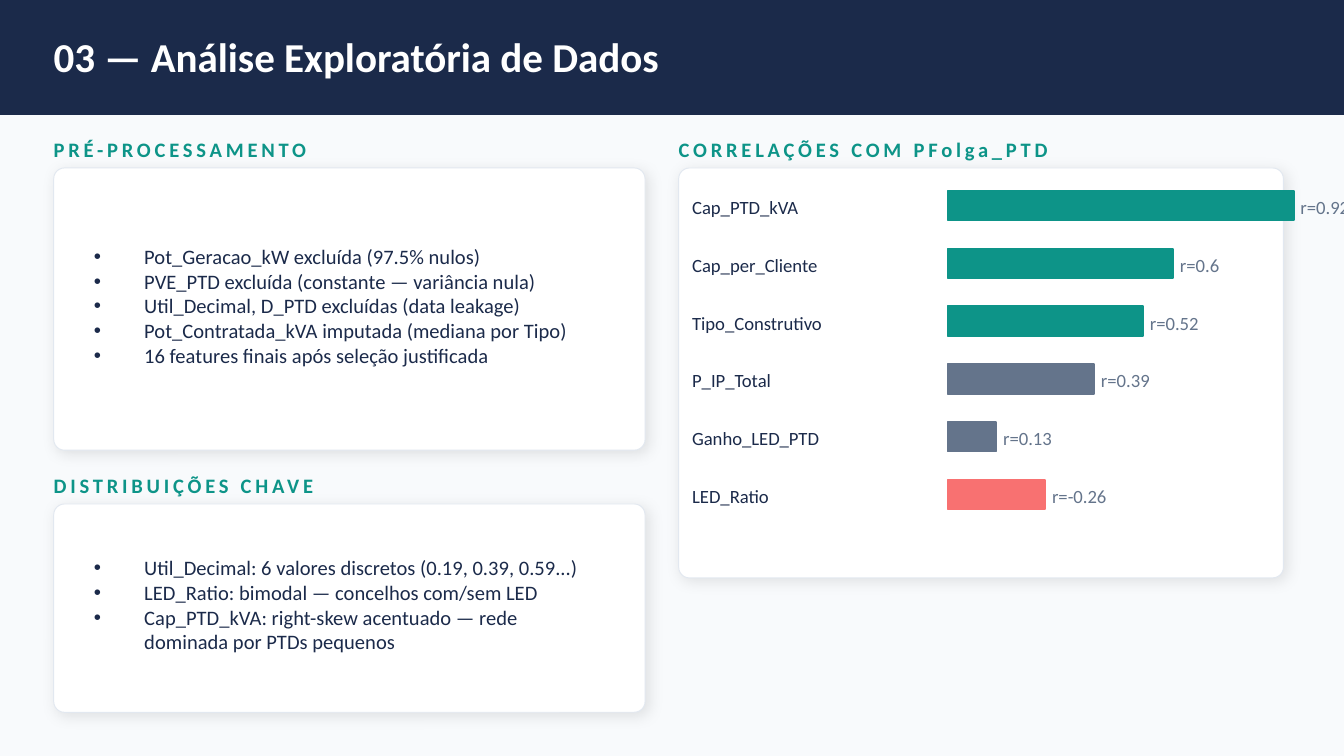
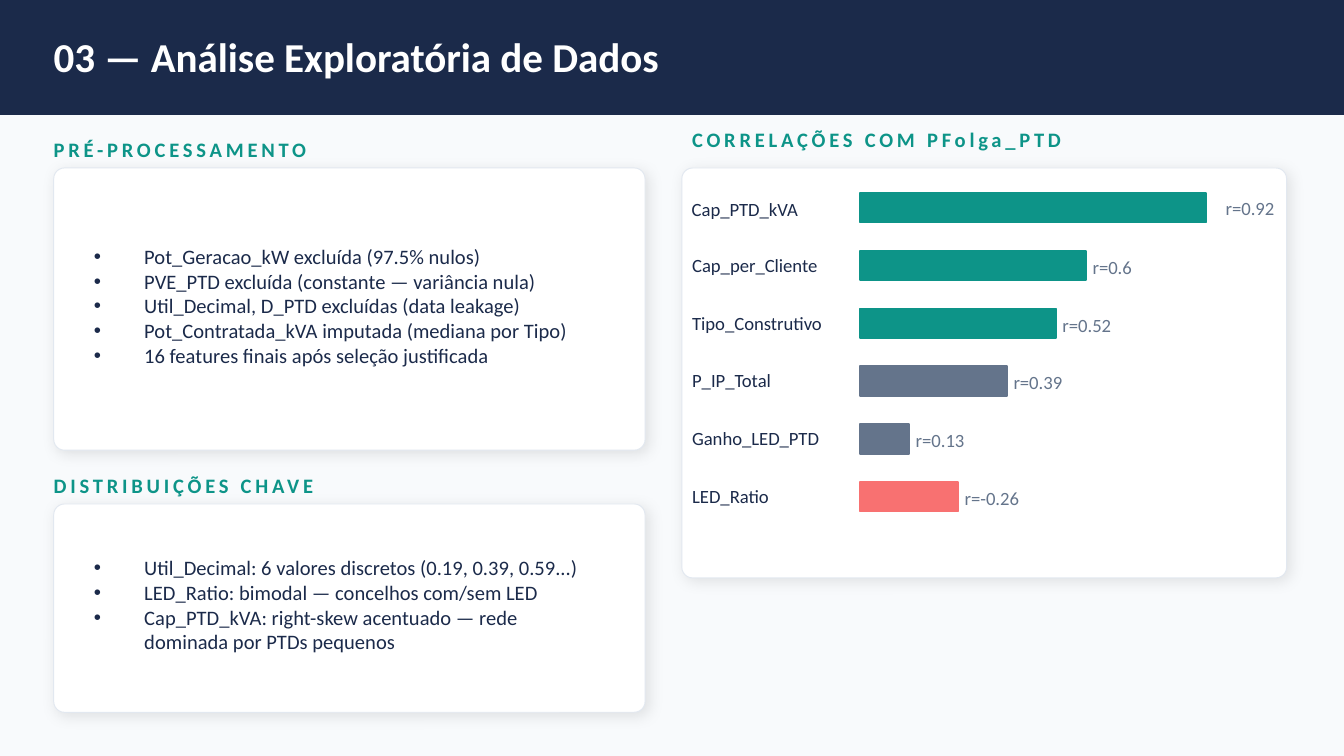
Before and after one commit to 1230679/ANADI, a slide deck: slide 5 of Trabalho_2/ANADI_TP2_Apresentacao.pptx. Drawn at 1344x756 pixels with LibreOffice and Linux fonts; fonts in the diff are those of the drawing. Boxes give left, top, right and bottom in pixels: in the first picture for what was removed or moved away, otherwise in the second. Text is boxed around its words. In the diff, an @@ line names an element or a change of style, - is before the commit and + after.

```diff
--- a/Trabalho_2/ANADI_TP2_Apresentacao.pptx
+++ b/Trabalho_2/ANADI_TP2_Apresentacao.pptx
@@ text "CORRELAÇÕES COM PFolga_PTD": place and size @@
-text "CORRELAÇÕES COM PFolga_PTD" at [679,140,1048,161]
+text "CORRELAÇÕES COM PFolga_PTD" at [692,130,1061,151]
@@ text "r=0.92" rewrapped from [1300,202,1344,214] to [1226,203,1275,215] @@
@@ 4 rectangles, 1 text: place and size @@
-4 rectangles, 1 text at [948,191,1294,452]
+4 rectangles, 1 text at [860,194,1207,454]
@@ 3 texts: place and size @@
-3 texts at [1052,259,1219,503]
+3 texts at [965,261,1132,505]
@@ 2 rectangles, 1 text: place and size @@
-2 rectangles, 1 text at [948,249,1173,509]
+2 rectangles, 1 text at [860,251,1086,512]
```
Also in this commit, not shown: 1 other file.
